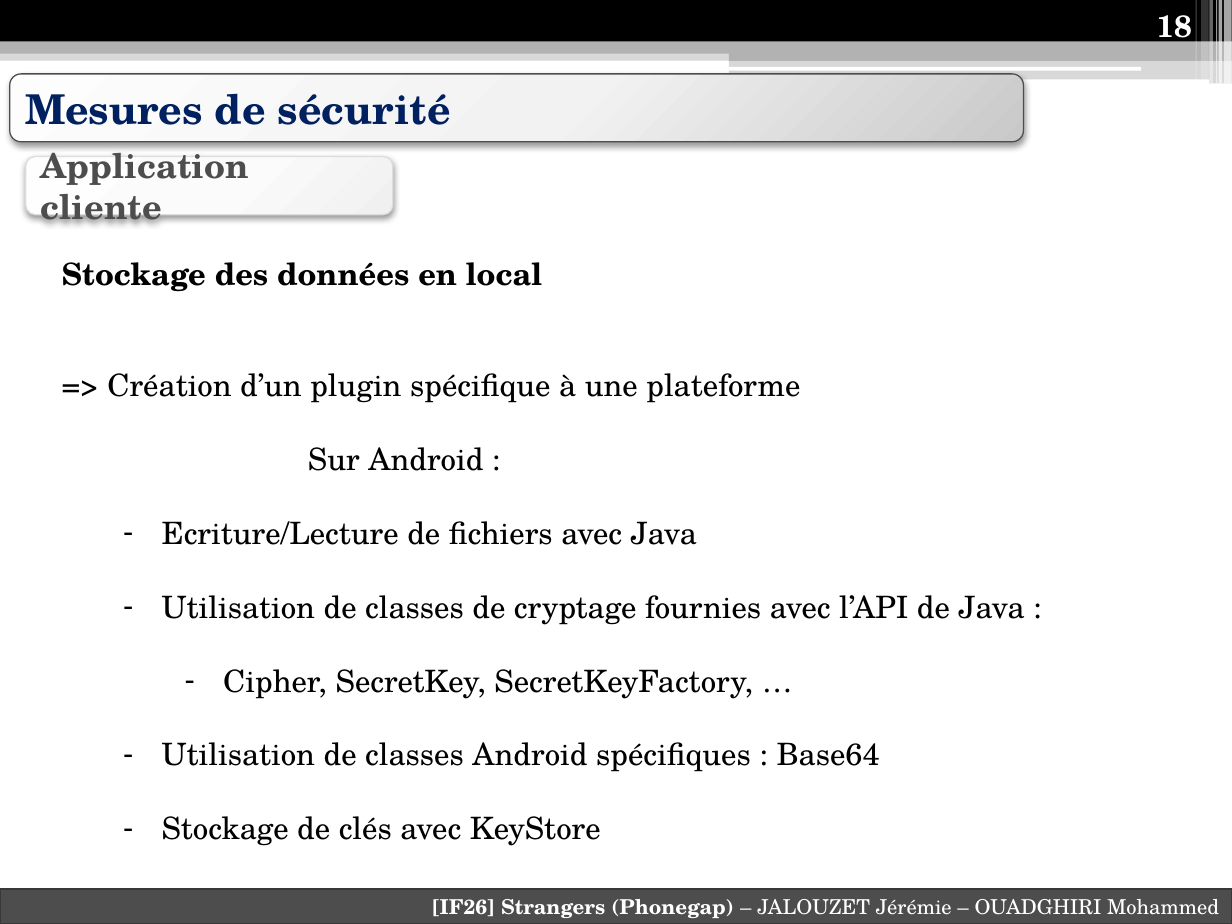
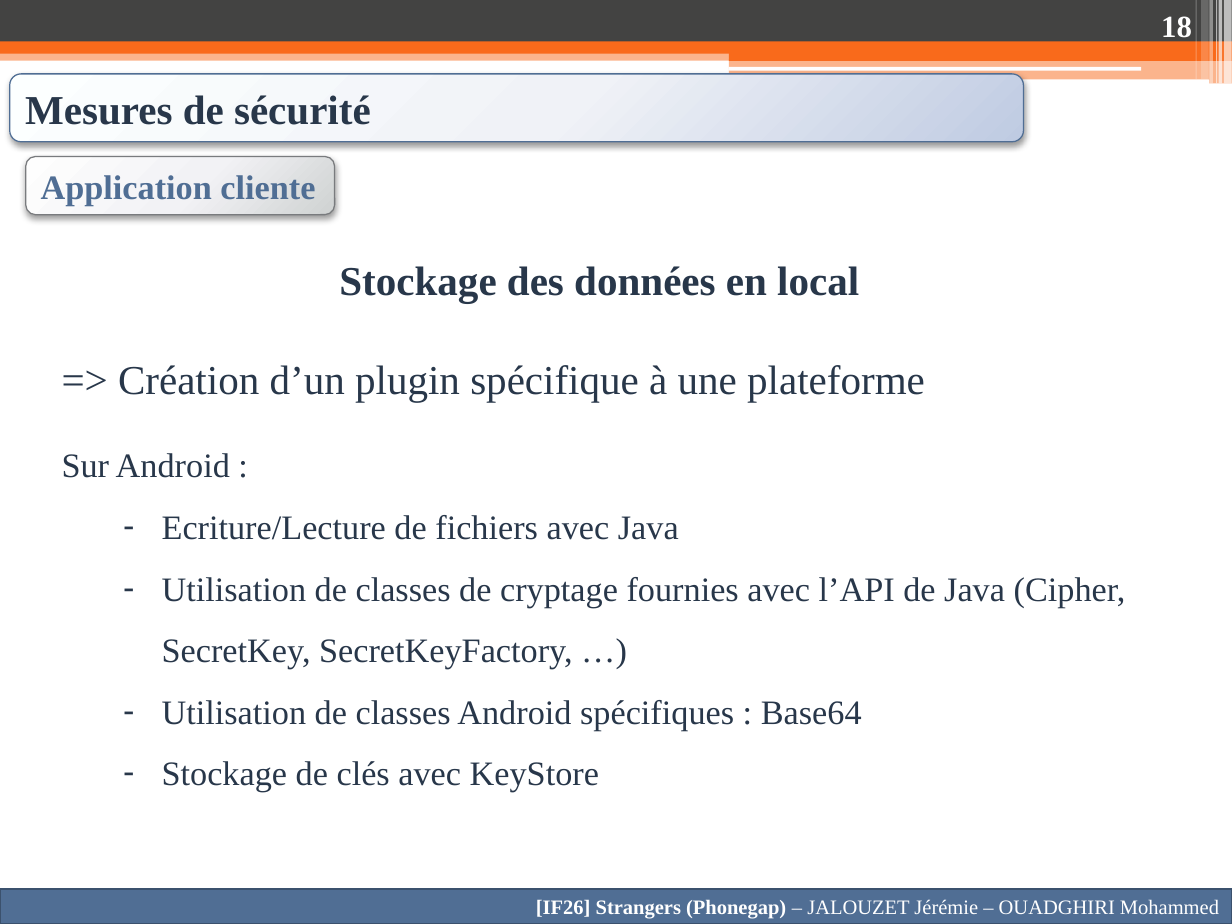
Before and after one commit to Anicky/Strangers-Phonegap, a slide deck: slide 18 of Presentation/Presentation IF26.pptx. Drawn at 1232x924 pixels with LibreOffice and Linux fonts; fonts in the diff are those of the drawing. Boxes give left, top, right and bottom in pixels: in the first picture for what was removed or moved away, otherwise in the second. Text is boxed around its words. In the diff, an @@ line names an element or a change of style, - is before the commit and + after.

```diff
--- a/Presentation/Presentation IF26.pptx
+++ b/Presentation/Presentation IF26.pptx
@@ rectangle at bbox=[0, 0, 1232, 42]: fill #000000 to #434342 @@
@@ page number at bbox=[1161, 16, 1192, 43]: font TeX Gyre Schola to Times New Roman @@
@@ rectangle at bbox=[0, 49, 1232, 60]: fill #B2B2B2 at 50% opacity to #F96A1B at 50% opacity @@
@@ rectangle at bbox=[0, 42, 1232, 54]: fill #B2B2B2 to #F96A1B @@
@@ rectangle at bbox=[729, 59, 1232, 84]: fill #B2B2B2 at 50% opacity to #F96A1B at 50% opacity @@
@@ rectangle at bbox=[729, 48, 1232, 60]: fill #B2B2B2 to #F96A1B @@
@@ rounded rectangle "Mesures de sécurité" at bbox=[10, 74, 1024, 142]: font TeX Gyre Schola to Times New Roman, text colour #002060 to #28374A; fill gradient #FEFEFE to #F2F2F2 to #C9C9C9 to gradient #FEFEFE to #F0F3F8 to #BFCBE2; outline #4D4D4D 0.75 pt to #506E94 0.75 pt @@
@@ rounded rectangle "Application cliente": place and size @@
-rounded rectangle "Application cliente" at bbox=[26, 156, 393, 214]
+rounded rectangle "Application cliente" at bbox=[26, 156, 335, 214]
@@ rounded rectangle "Application cliente" at bbox=[26, 156, 335, 214]: font TeX Gyre Schola to Times New Roman, text colour #4D4D4D to #506E94; fill gradient #FFFFFF to #FBFBFB to #F0F0F0 to gradient #FEFEFE to #F4F4F4 to #D0D1D3; outline #DDDDDD 0.75 pt to #797B7E 0.75 pt @@
@@ text at bbox=[62, 266, 925, 792]: size 18 to 24 pt in "Stockage des données en local", "=> Création d’un plugin spécifique à une ..."; font TeX Gyre Schola to Times New Roman, text colour #000000 to #28374A in "Stockage des données en local", "=> Création d’un plugin spécifique à une ...", "Sur Android :", "Ecriture/Lecture de fichiers avec Java" and 2 more places; size 18 to 20 pt in "Sur Android :", "Ecriture/Lecture de fichiers avec Java", "Utilisation de classes Android spécifiques : Base64", "Stockage de clés avec KeyStore"; alignment left to centre; line spacing 2 to 1.5 @@
@@ text at bbox=[162, 577, 1126, 669]: text changed; size 18 to 20 pt; font TeX Gyre Schola to Times New Roman; text colour #000000 to #28374A @@
-  – Utilisation de classes de cryptage fournies avec l’API de Java :
-    – Cipher, SecretKey, SecretKeyFactory, …
+  – Utilisation de classes de cryptage fournies avec l’API de Java (Cipher, SecretKey, SecretKeyFactory, …)
@@ rectangle "[IF26] Strangers (Phonegap) – JALOUZET ..." at bbox=[0, 888, 1232, 924]: font TeX Gyre Schola to Times New Roman; fill #4D4D4D to #506E94; outline #393939 1.5 pt to #3B516D 1.5 pt @@
```
Also in this commit, not shown: 19 other slides changed, 1 slide added, 1 slide removed, 3 other files.
